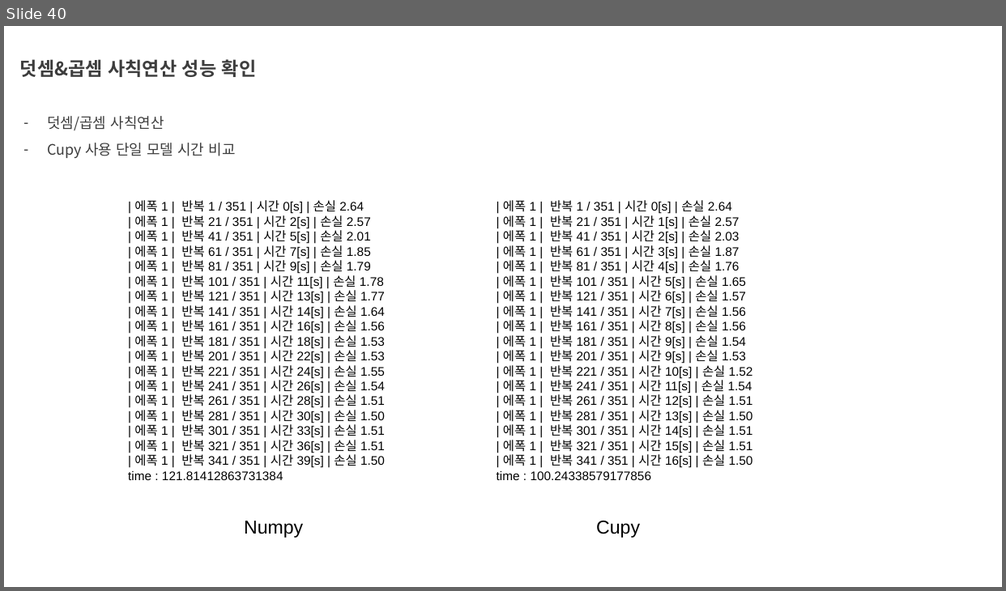
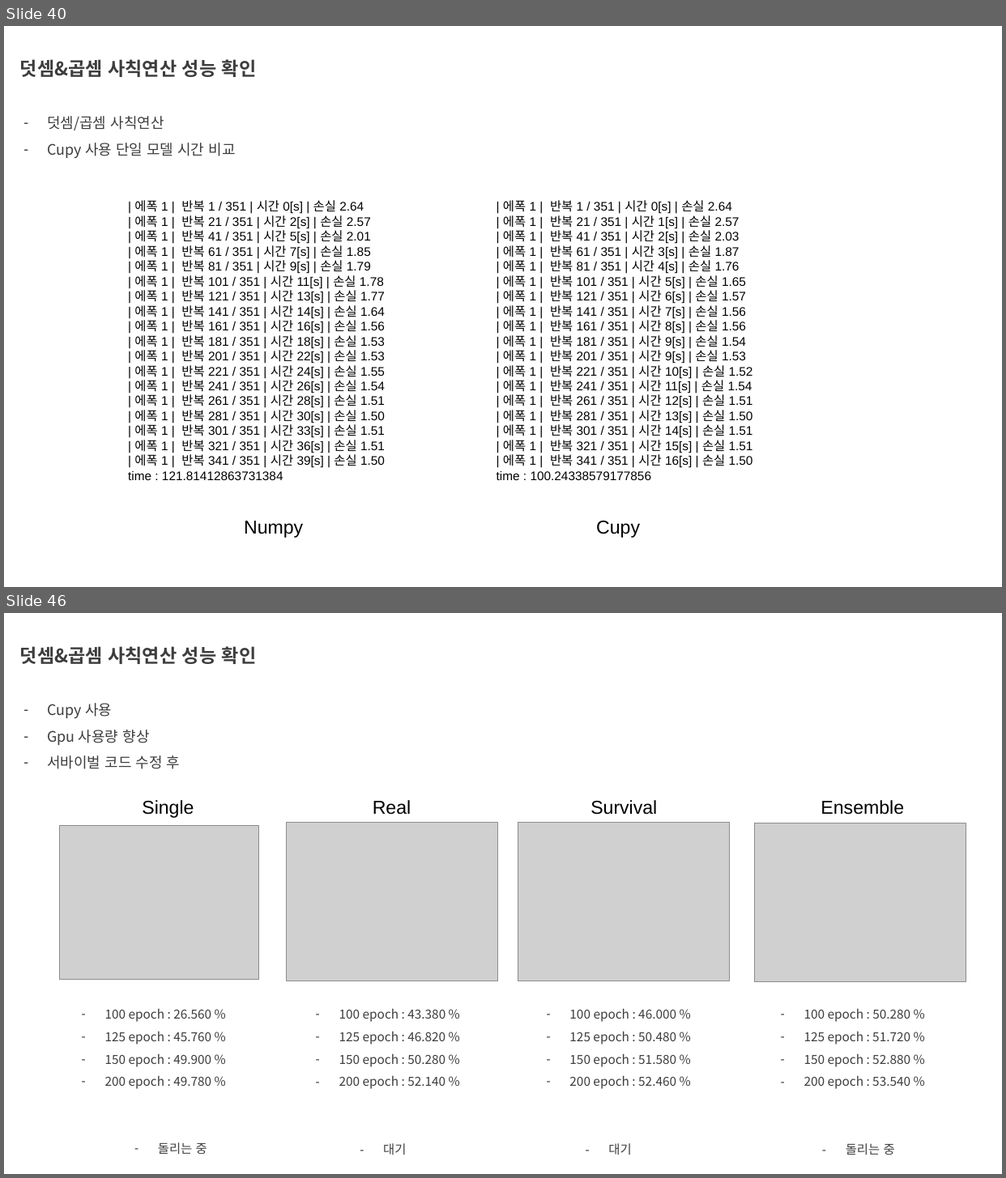
Before and after one commit to aaajeong/Time-Step-Ensemble-in-Arithmetic, a slide deck: Meeting.pptx. Shown one above the other, each under a label of ours: slide 40 before the commit, slides 40 and 46 after it; the slides between them are not shown. The pictures are 1006x591 and 1006x1178 pixels, drawn with LibreOffice and Linux fonts; fonts in the diff are those of the drawing; grey boxes stand for pictures. Boxes give left, top, right and bottom in pixels: in the first picture for what was removed or moved away, otherwise in the second. Text is boxed around its words. In the diff, an @@ line names an element or a change of style, - is before the commit and + after.

Commit message:
개인미팅 준비 ppt 수정

```diff
--- a/Meeting.pptx
+++ b/Meeting.pptx
@@ slide 46 added at [4, 613, 1002, 1174], background #FFFFFF @@
@@ text added at [20, 646, 257, 664], 18 pt, text #3D3D3D, bold @@
+덧셈&곱셈 사칙연산 성능 확인
@@ text added at [47, 703, 181, 769], 14 pt, text #3D3D3D @@
+– Cupy 사용
+– Gpu 사용량 향상
+– 서바이벌 코드 수정 후
@@ text added at [142, 800, 194, 818], 18 pt, text #000000 @@
+Single
@@ text added at [373, 800, 411, 815], 18 pt, text #000000 @@
+Real
@@ text added at [590, 800, 657, 815], 18 pt, text #000000 @@
+Survival
@@ text added at [820, 800, 904, 815], 18 pt, text #000000 @@
+Ensemble
@@ picture added at [59, 825, 258, 980] @@
@@ picture added at [286, 823, 498, 982] @@
@@ picture added at [518, 823, 731, 982] @@
@@ picture added at [755, 824, 967, 982] @@
@@ text added at [105, 1008, 211, 1089], 12 pt, text #3D3D3D @@
+  – 100 epoch : 26.560 %
+  – 125 epoch : 45.760 %
+  – 150 epoch : 49.900 %
+  – 200 epoch : 49.780 %
@@ text added at [339, 1008, 445, 1089], 12 pt, text #3D3D3D @@
+  – 100 epoch : 43.380 %
+  – 125 epoch : 46.820 %
+  – 150 epoch : 50.280 %
+  – 200 epoch : 52.140 %
@@ text added at [569, 1008, 676, 1089], 12 pt, text #3D3D3D @@
+  – 100 epoch : 46.000 %
+  – 125 epoch : 50.480 %
+  – 150 epoch : 51.580 %
+  – 200 epoch : 52.460 %
@@ text added at [804, 1008, 910, 1089], 12 pt, text #3D3D3D @@
+  – 100 epoch : 50.280 %
+  – 125 epoch : 51.720 %
+  – 150 epoch : 52.880 %
+  – 200 epoch : 53.540 %
@@ text added at [158, 1143, 207, 1155], 12 pt, text #3D3D3D @@
+  – 돌리는 중
@@ text added at [383, 1144, 406, 1155], 12 pt, text #3D3D3D @@
+  – 대기
@@ text added at [608, 1144, 631, 1155], 12 pt, text #3D3D3D @@
+  – 대기
@@ text added at [846, 1144, 895, 1155], 12 pt, text #3D3D3D @@
+  – 돌리는 중
```
Also in this commit, not shown: 4 slides changed, 1 other slide added, 1 other file.
